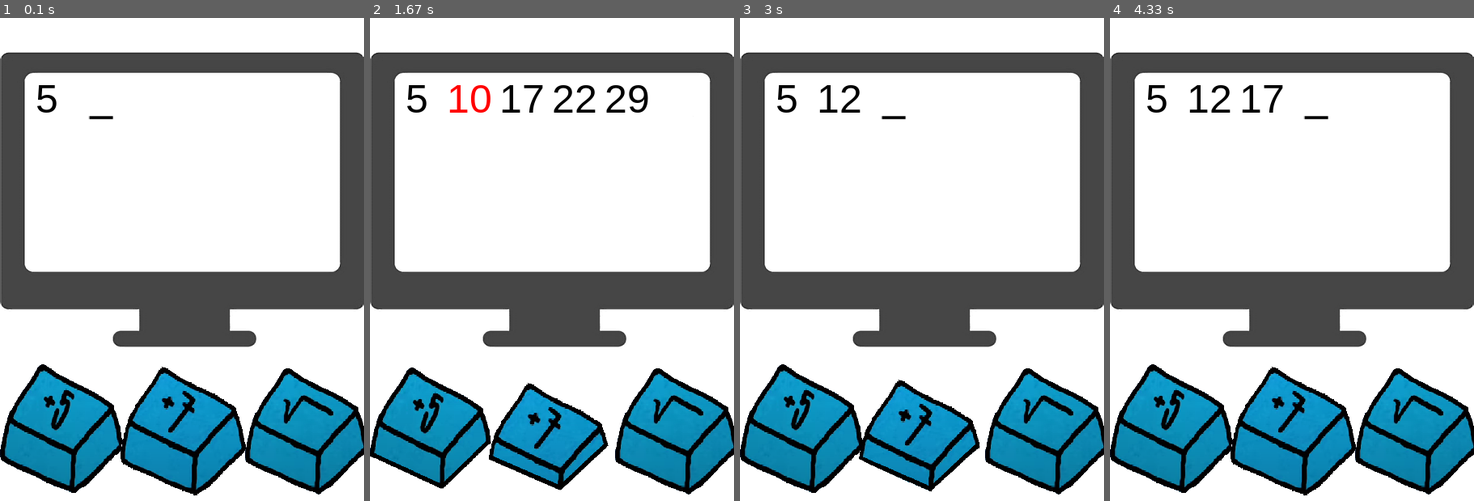
Above: before the commit, frames 1-4 (left to right).
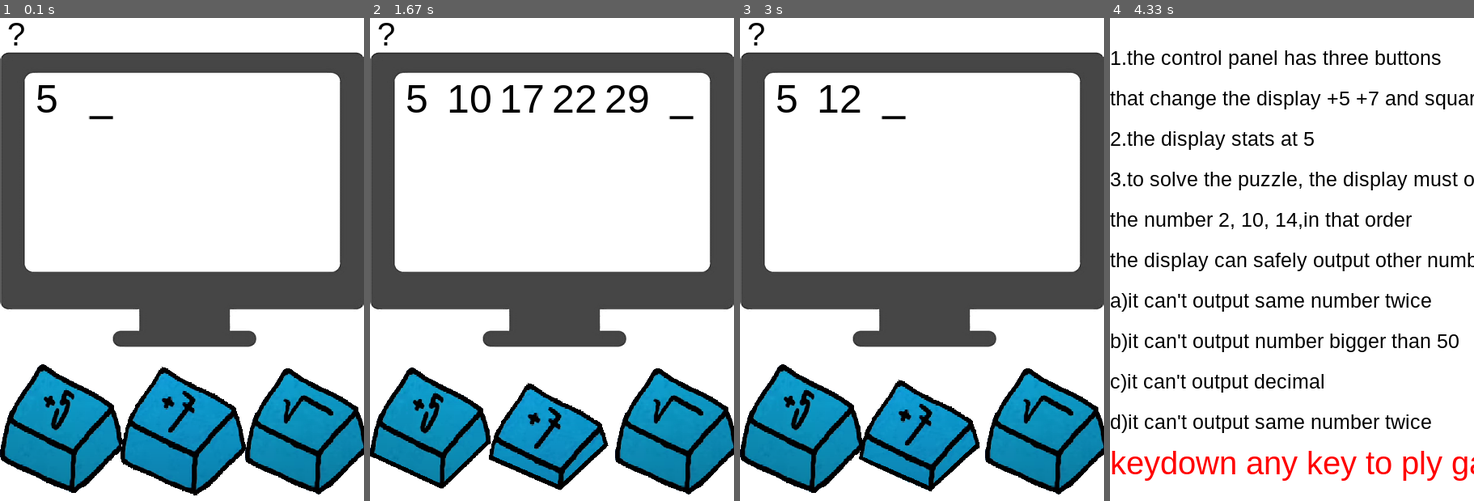
Above: after the commit, the same moments.

Repository: EasonChen11/escape_room_pygame
Game: pygame game, started from main.py
The game is run twice, just before and just after one commit, with the same random seed, the same clock (stepped at 60 frames per second) and the same inputs.
Inputs (mouse positions are in pixels of both pictures, inside the frame that each line leads up to):
- Up to frame 1 (0.1 s): no input
- Up to frame 2 (1.67 s): press the mouse at (428, 428) at 0.37 s; move the mouse to (497, 418) at 0.47 s; release the mouse at (562, 404) at 0.6 s; press the mouse at (384, 32) at 0.7 s; move the mouse to (482, 196) at 0.8 s; release the mouse at (581, 360) at 0.93 s; tap Enter at 1 s; press the mouse at (428, 428) at 1.37 s; move the mouse to (475, 428) at 1.47 s; release the mouse at (519, 428) at 1.6 s
- Up to frame 3 (3 s): press the mouse at (1045, 428) at 1.7 s; move the mouse to (1045, 389) at 1.8 s; release the mouse at (1049, 356) at 1.93 s; press the mouse at (1045, 428) at 2.03 s; move the mouse to (972, 322) at 2.13 s; release the mouse at (900, 216) at 2.27 s; press the mouse at (1045, 428) at 2.37 s; move the mouse to (1049, 293) at 2.47 s; release the mouse at (1056, 153) at 2.6 s; press the mouse at (1045, 428) at 2.7 s; move the mouse to (994, 414) at 2.8 s; release the mouse at (943, 394) at 2.93 s
- Up to frame 4 (4.33 s): press the mouse at (1168, 428) at 3.03 s; move the mouse to (1284, 365) at 3.13 s; release the mouse at (1397, 298) at 3.27 s; press the mouse at (1124, 32) at 3.37 s; move the mouse to (1230, 167) at 3.47 s; release the mouse at (1335, 302) at 3.6 s

The runs differ from the first frame. In frame 1, less than 0.1% of the frame differs, in the area x 2-7%, y 1-6%; in frame 2, 0.4%; in frame 3, less than 0.1%; in frame 4, 44%, in the area x 0-100%, y 6-99%.

Commit message:
show rule

Diff:
--- a/main.py
+++ b/main.py
@@ -33,6 +33,10 @@
     Bottom_Line_Image = pygame.image.load(f"./img/bottom_line_{i}.png").convert()
     Bottom_Line_Image.set_colorkey(WHITE)
     button_line_image.append(Bottom_Line_Image)
+
+font_name = pygame.font.match_font('arial')  # 取的字型
+
+
 image_scale = 180
 button_image = {5: [], 7: [], 'sqrt': []}
 for j in button_image:
@@ -248,16 +252,82 @@
         self.image.blit(text_surface, text_rect)
 
 
-font_name = pygame.font.match_font('arial')  # 取的字型
-
-
-def draw_text(surface, text, size, color, x, y):
-    font = pygame.font.Font(font_name, size)    # 給定字型和大小# font:字型 render:使成為
-    text_surface = font.render(text, True, color)   # 製造文字平面(文字,Anti-aliasing{抗鋸齒文字},字體顏色)
-    text_rect = text_surface.get_rect()
-    text_rect.centerx = x
-    text_rect.centery = y
-    surface.blit(text_surface, text_rect)
+def show_rule():
+    rule_text = []
+    rule_text.append("1.the control panel has three buttons")
+    rule_text.append("that change the display +5 +7 and square root")
+    rule_text.append("2.the display stats at 5")
+    rule_text.append("3.to solve the puzzle, the display must output ")
+    rule_text.append("the number 2, 10, 14,in that order")
+    rule_text.append("the display can safely output other numbers, but:")
+    rule_text.append("a)it can't output same number twice")
+    rule_text.append("b)it can't output number bigger than 50")
+    rule_text.append("c)it can't output decimal")
+    rule_text.append("d)it can't output same number twice")
+    rule_text.append("keydown any key to ply game")
+    surface = pygame.Surface((WIDTH, HEIGHT)).convert()
+    surface.fill(WHITE)
+    surface.get_rect(center=(0, 0))
+    for l in range(len(rule_text)):
+        if l == len(rule_text)-1:
+            font = pygame.font.Font(font_name, 40)  # 給定字型和大小# font:字型 render:使成為
+            text_surface = font.render(rule_text[l], True, RED)   # 製造文字平面(文字,Anti-aliasing{抗鋸齒文字},字體顏色)
+        else:
+            font = pygame.font.Font(font_name, 25)  # 給定字型和大小# font:字型 render:使成為
+            text_surface = font.render(rule_text[l], True, BLACK)   # 製造文字平面(文字,Anti-aliasing{抗鋸齒文字},字體顏色)
+        text_rect = text_surface.get_rect()
+        text_rect.left = 0
+        text_rect.centery = 50 + 50 * l
+        surface.blit(text_surface, text_rect)
+    init_running = True
+    while init_running:
+        for event in pygame.event.get():  # 回傳所有動作
+            if event.type == pygame.KEYDOWN:
+                init_running = False  # 跳出迴圈
+        screen.blit(surface, (0, 0))
+        pygame.display.update()
+
+
+class Rule:
+
+    def __init__(self):
+        self.sensor_rect = pygame.Rect((0, 0), (40, 40))
+        self.text_background = pygame.Surface((40, 40)).convert()
+        self.text_background.fill(WHITE)
+        self.rect = self.text_background.get_rect(center=(0, 0))
+        self.text = f"?"
+        self.size = 40
+        self.color = BLACK
+        self.click = False
+        self.draw(self.sensor_rect.width / 2, self.sensor_rect.height / 2)
+
+    def update(self):
+        mouse_press = pygame.mouse.get_pos()
+        screen.blit(self.text_background, (0, 0))
+        if self.click:
+            self.click = False
+            show_rule()
+        if self.sensor_rect.collidepoint(mouse_press):
+            if pygame.mouse.get_pressed()[0]:
+                self.click = True
+            # screen.blit(self.image, self.rect.center)
+
+    def draw(self, x, y):
+        font = pygame.font.Font(font_name, self.size)  # 給定字型和大小# font:字型 render:使成為
+        text_surface = font.render(self.text, True, self.color)  # 製造文字平面(文字,Anti-aliasing{抗鋸齒文字},字體顏色)
+        text_rect = text_surface.get_rect()
+        text_rect.centerx = x
+        text_rect.centery = y
+        self.text_background.blit(text_surface, text_rect)
+
+
+# def draw_text(surface, text, size, color, x, y):
+#     font = pygame.font.Font(font_name, size)    # 給定字型和大小# font:字型 render:使成為
+#     text_surface = font.render(text, True, color)   # 製造文字平面(文字,Anti-aliasing{抗鋸齒文字},字體顏色)
+#     text_rect = text_surface.get_rect()
+#     text_rect.centerx = x
+#     text_rect.centery = y
+#     surface.blit(text_surface, text_rect)
 
 # def initial_game():
 
@@ -289,9 +359,10 @@
 
 
 # 取的時間物件
+
 clock = pygame.time.Clock()
 
-need_list = [10, 10, 14]
+need_list = [2, 10, 14]
 game = True
 running = True
 while game:
@@ -300,6 +371,7 @@
     index = 0
     ans_list = [5]
     check_list = {5: True}
+    click_rule = Rule()
     # create sprites
     add5 = button((image_scale / 2 - 16, HEIGHT - image_scale / 2), 5)
     all_sprites.add(add5)
@@ -327,6 +399,7 @@
         # 更新顯示
         screen.blit(background, (0, 0))     # blit(畫) 第一個是圖片，第二個是位置
         all_sprites.update()
+        click_rule.update()
         locate_text.reset()
         for i in ans_list:
             if i in need_list[0:index+1:]:
